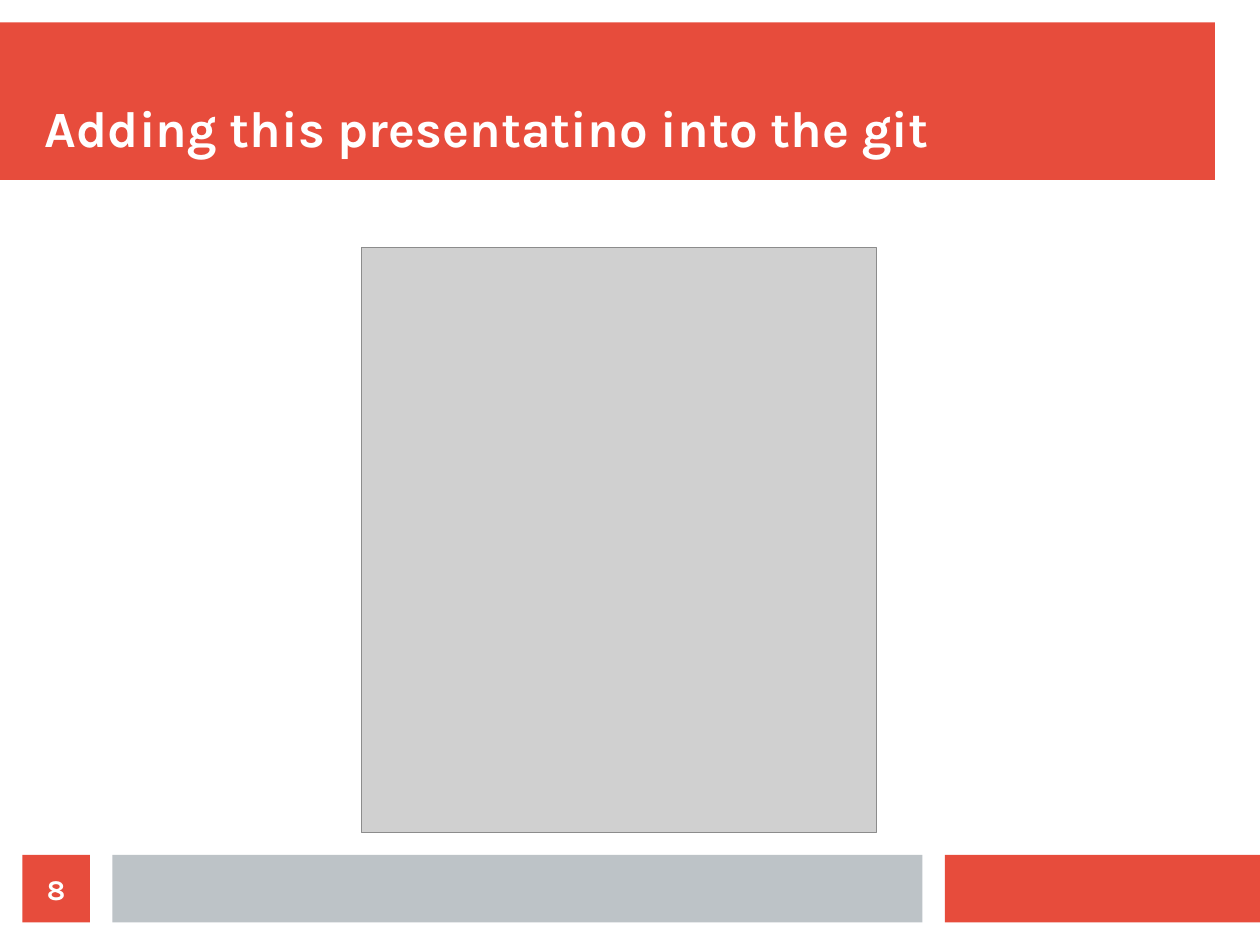
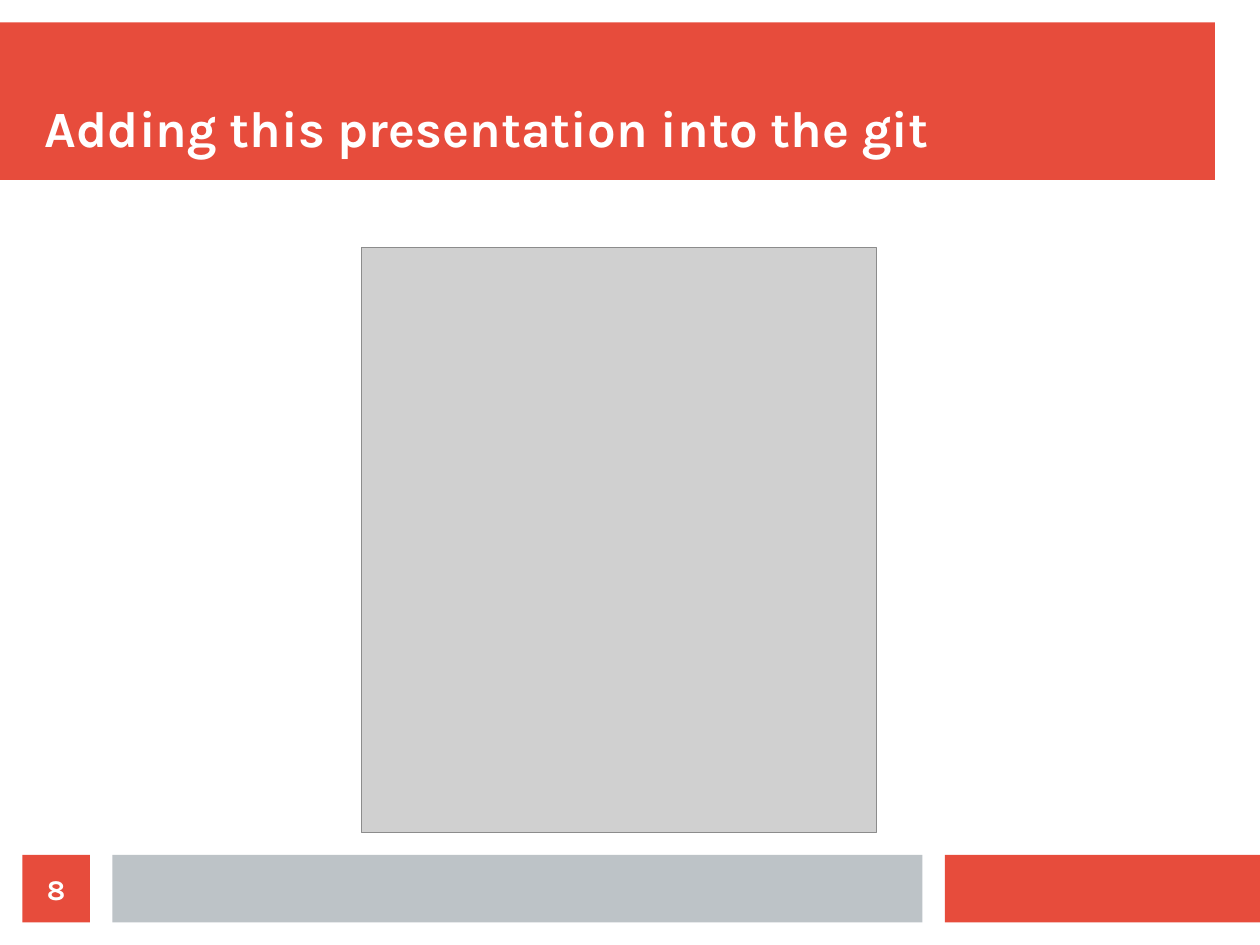
Before and after one commit to msinvent/melodic_ws, a slide deck: slide 8 of documents/git_setup.odp. Drawn at 1260x945 pixels with LibreOffice and Linux fonts; fonts in the diff are those of the drawing; grey boxes stand for pictures. Boxes give left, top, right and bottom in pixels: in the first picture for what was removed or moved away, otherwise in the second. Text is boxed around its words. In the diff, an @@ line names an element or a change of style, - is before the commit and + after.

Commit message:
spelling correction in git_Setup.odp

```diff
--- a/documents/git_setup.odp
+++ b/documents/git_setup.odp
@@ title at (45, 111, 928, 159): text changed @@
-Adding this presentatino into the git
+Adding this presentation into the git
```
Also in this commit, not shown: 2 other slides changed.
